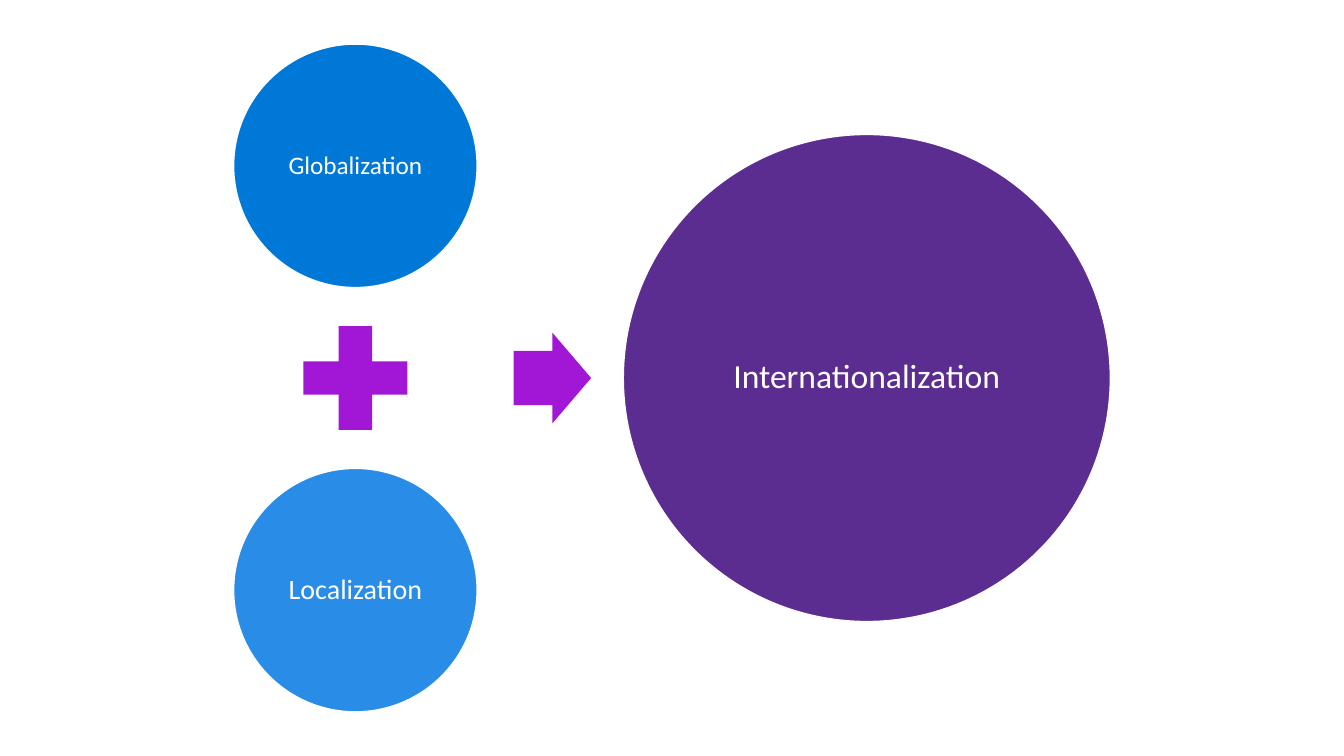
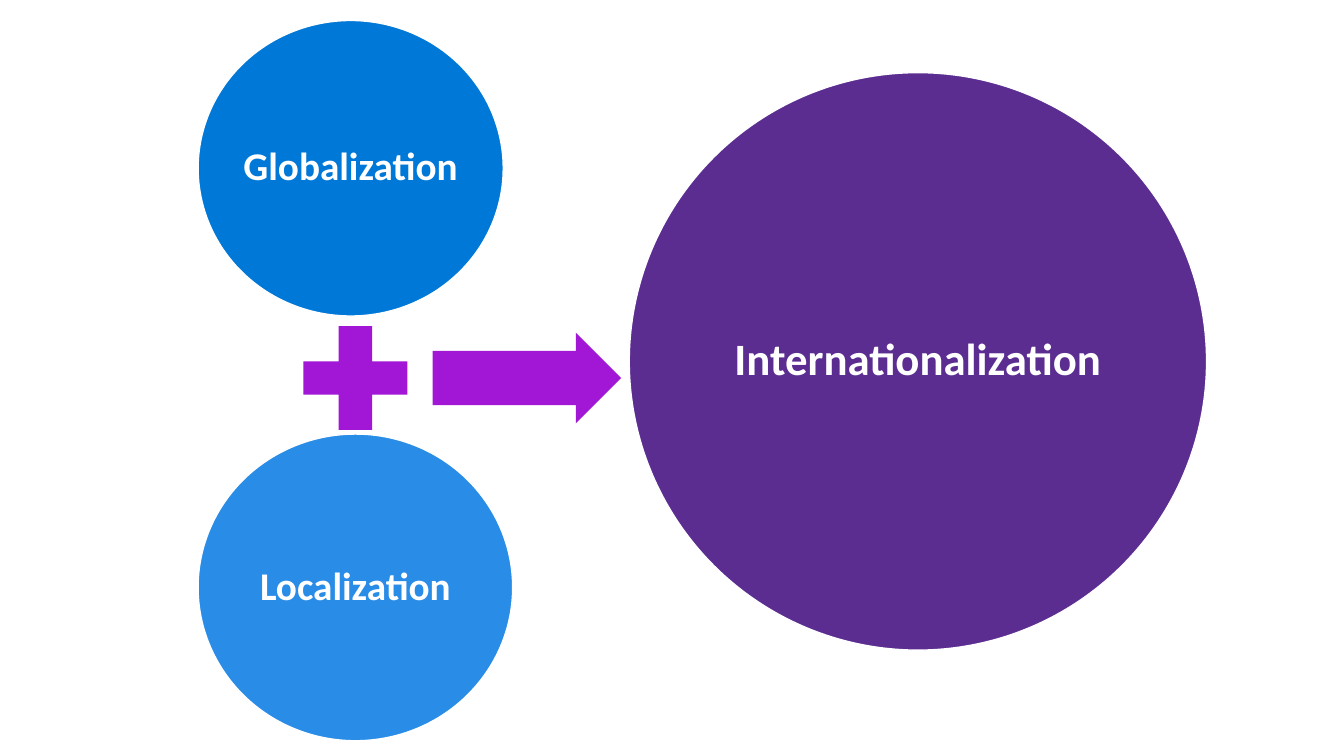
Before and after one commit to cwoodruff/ASPNETCore-I18n, a slide deck: slide 3 of Globalizing Your ASP.NET 8 Presence.pptx. Drawn at 1344x756 pixels with LibreOffice and Linux fonts; fonts in the diff are those of the drawing. Boxes give left, top, right and bottom in pixels: in the first picture for what was removed or moved away, otherwise in the second. Text is boxed around its words. In the diff, an @@ line names an element or a change of style, - is before the commit and + after.

```diff
--- a/Globalizing Your ASP.NET 8 Presence.pptx
+++ b/Globalizing Your ASP.NET 8 Presence.pptx
@@ ellipse: place and size @@
-ellipse at box(234, 44, 478, 288)
+ellipse at box(199, 20, 504, 316)
@@ text "Globalization": place and size @@
-text "Globalization" at box(289, 156, 423, 174)
+text "Globalization" at box(243, 152, 457, 181)
@@ text "Globalization" at box(243, 152, 457, 181): size 18 to 28 pt, bold on; more space between paragraphs @@
@@ ellipse: place and size @@
-ellipse at box(623, 134, 1110, 621)
+ellipse at box(629, 73, 1207, 650)
@@ text "Internationalization": place and size @@
-text "Internationalization" at box(733, 364, 1000, 389)
+text "Internationalization" at box(734, 343, 1100, 376)
@@ text "Internationalization" at box(734, 343, 1100, 376): size 24 to 32 pt, bold on; more space between paragraphs @@
@@ right arrow: place and size @@
-right arrow at box(514, 333, 592, 423)
+right arrow at box(433, 333, 621, 423)
@@ ellipse: place and size @@
-ellipse at box(234, 469, 478, 713)
+ellipse at box(199, 435, 513, 741)
@@ text "Localization": place and size @@
-text "Localization" at box(289, 579, 422, 599)
+text "Localization" at box(260, 572, 451, 601)
@@ text "Localization" at box(260, 572, 451, 601): size 20 to 28 pt, bold on; more space between paragraphs @@
```
Also in this commit, not shown: 23 other slides changed.
